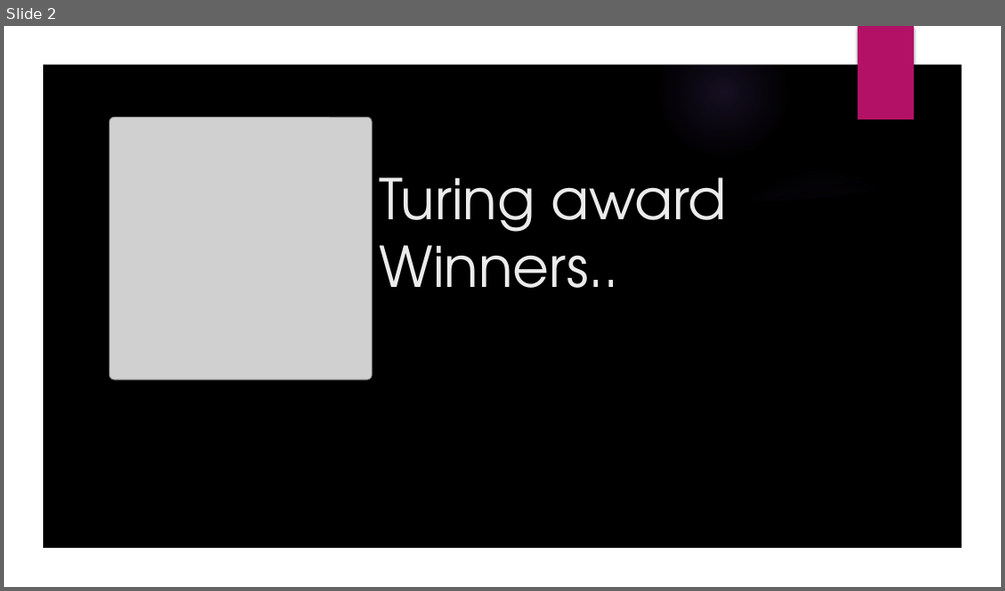
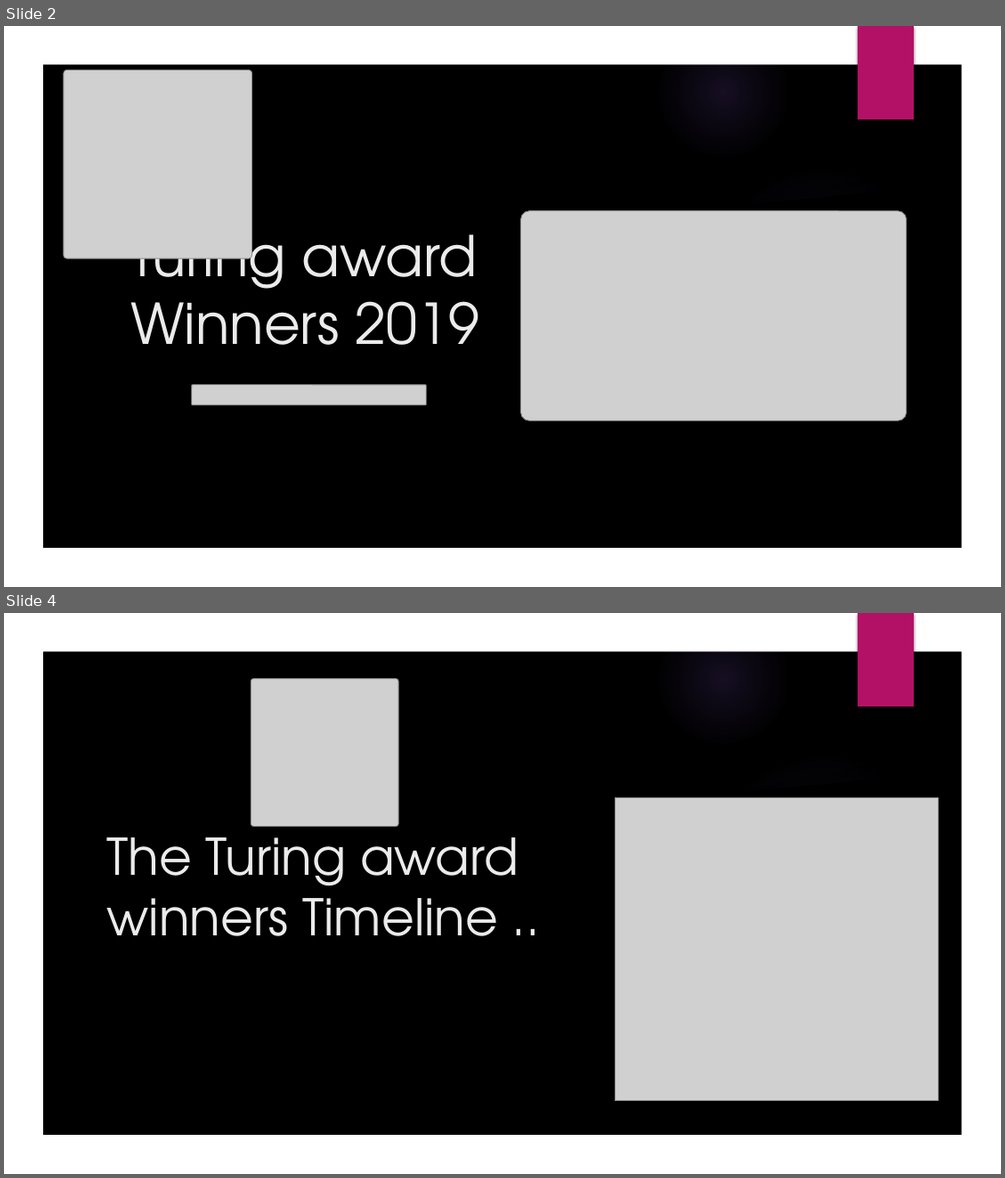
Before and after one commit to GallagherStephen/ResearchMethodsPresentation, a slide deck: Research Methods in Computing Presentation.pptx. Shown one above the other, each under a label of ours: slide 2 before the commit, slides 2 and 4 after it; the slides between them are not shown. The pictures are 1005x591 and 1005x1178 pixels, drawn with LibreOffice and Linux fonts; fonts in the diff are those of the drawing; grey boxes stand for pictures; background and template pictures are left out. Boxes give left, top, right and bottom in pixels: in the first picture for what was removed or moved away, otherwise in the second. Text is boxed around its words. In the diff, an @@ line names an element or a change of style, - is before the commit and + after.

```diff
--- a/Research Methods in Computing Presentation.pptx
+++ b/Research Methods in Computing Presentation.pptx
@@ slide 4 added at box(4, 613, 1001, 1174), background picture (left out); not listed: 7 template elements that a slide beside it also shows @@
@@ freeform shape added at box(4, 613, 1001, 1174), fill #000000 @@
@@ freeform shape added at box(4, 613, 1001, 1174), fill #FFFFFF @@
@@ rectangle added at box(858, 613, 914, 706), fill #B31166 @@
@@ picture added at box(251, 679, 398, 826) @@
@@ picture added at box(615, 798, 938, 1101) @@
@@ title added at box(107, 821, 518, 936), 48.6 pt, text #EBEBEB @@
+The Turing award winners Timeline ..
@@ slide 2 changed as well @@
@@ picture: place and size @@
-picture at box(109, 118, 372, 379)
+picture at box(64, 70, 252, 258)
@@ picture added at box(521, 211, 906, 420) @@
@@ title at box(130, 217, 479, 345): text changed @@
-Turing award Winners..
+Turing award Winners 2019
@@ picture added at box(192, 385, 427, 405) @@
```
Also in this commit, not shown: 1 other slide changed, 2 other slides added, 3 slides removed.
